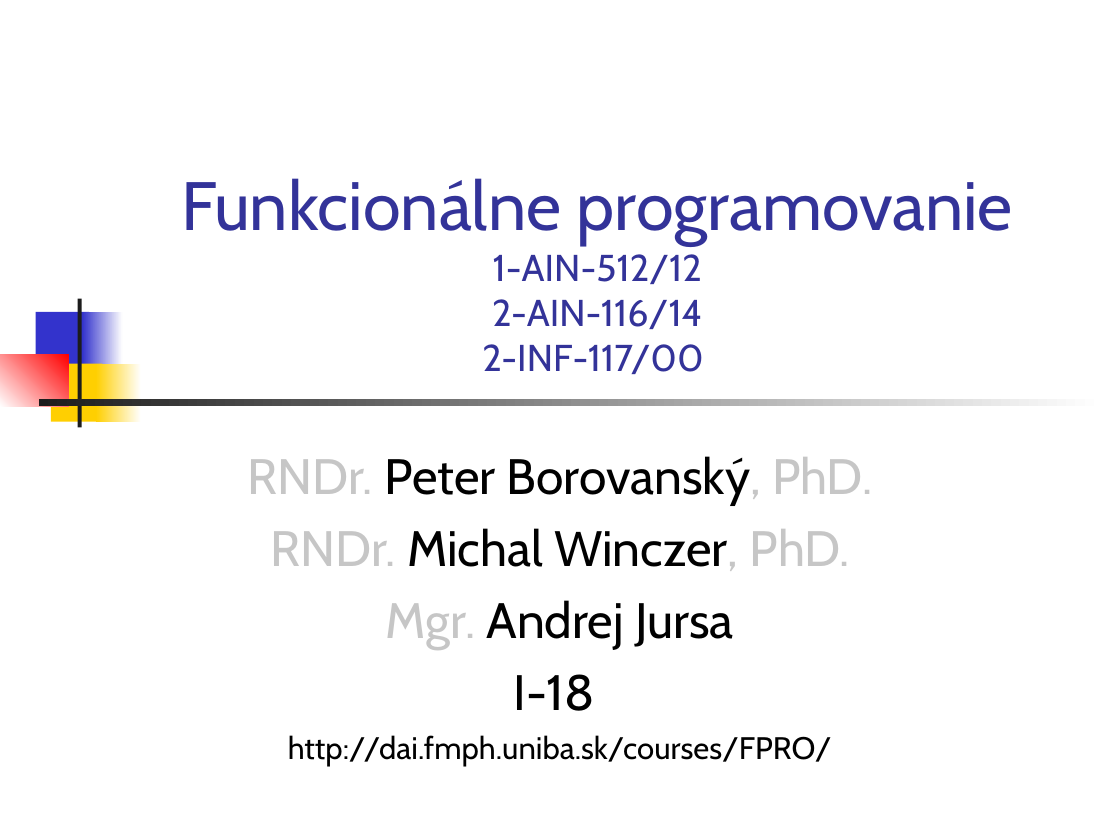
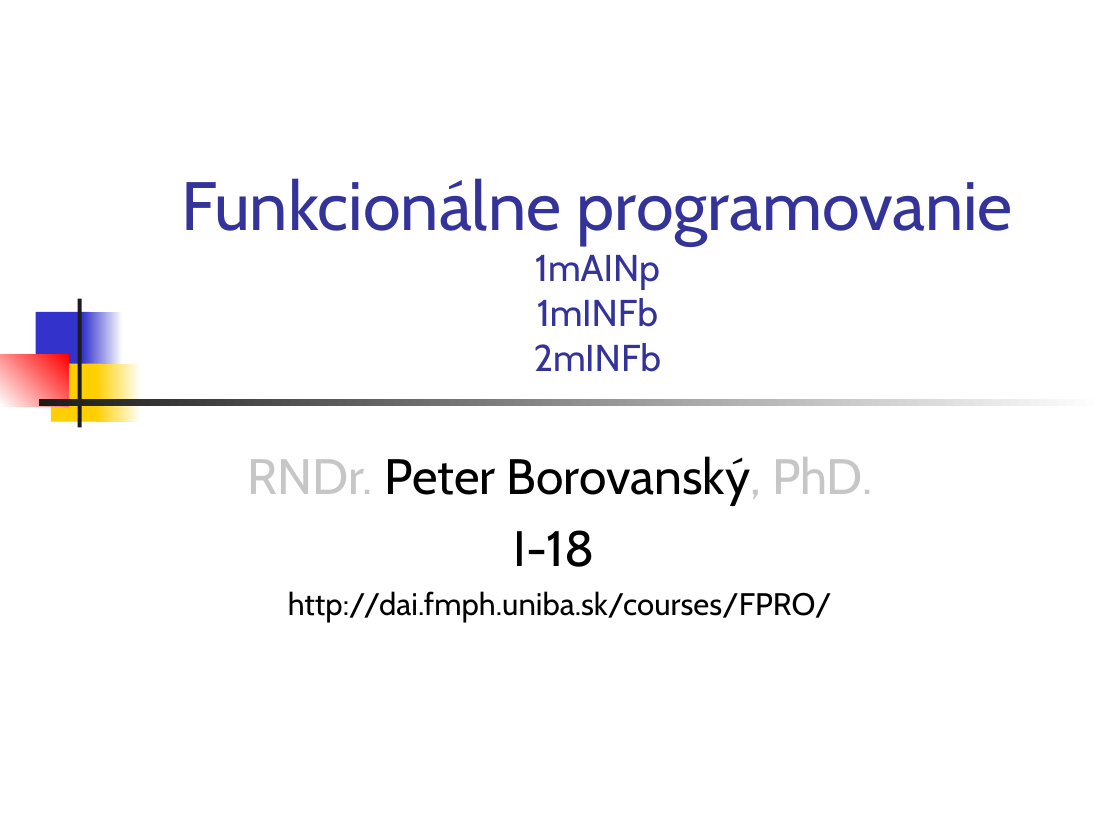
Before and after one commit to Funkcionalne/Prednasky, a slide deck: slide 1 of 01/01_fpro.ppt. Drawn at 1120x840 pixels with LibreOffice and Linux fonts; fonts in the diff are those of the drawing. Boxes give left, top, right and bottom in pixels: in the first picture for what was removed or moved away, otherwise in the second. Text is boxed around its words. In the diff, an @@ line names an element or a change of style, - is before the commit and + after.

```diff
--- a/01/01_fpro.ppt
+++ b/01/01_fpro.ppt
@@ title at (181,178,1013,372): text changed; size 24 to 44 pt @@
-Funkcionálne programovanie
-1-AIN-512/12
-2-AIN-116/14
-2-INF-117/00
+Funkcionálne programovanie
+1mAINp
+1mINFb
+2mINFb
@@ subtitle at (270,528,850,648): paragraphs removed @@
-RNDr. Michal Winczer, PhD.
-Mgr. Andrej Jursa
```
Also in this commit, not shown: 1 other slide changed, 2 other files.
